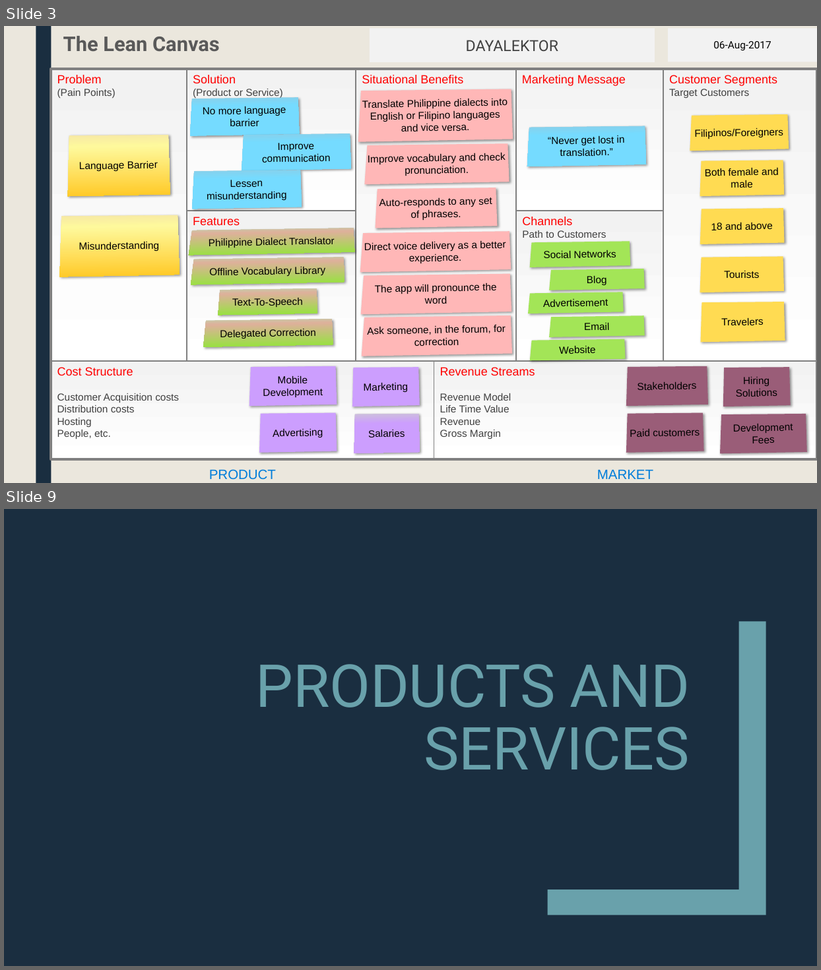
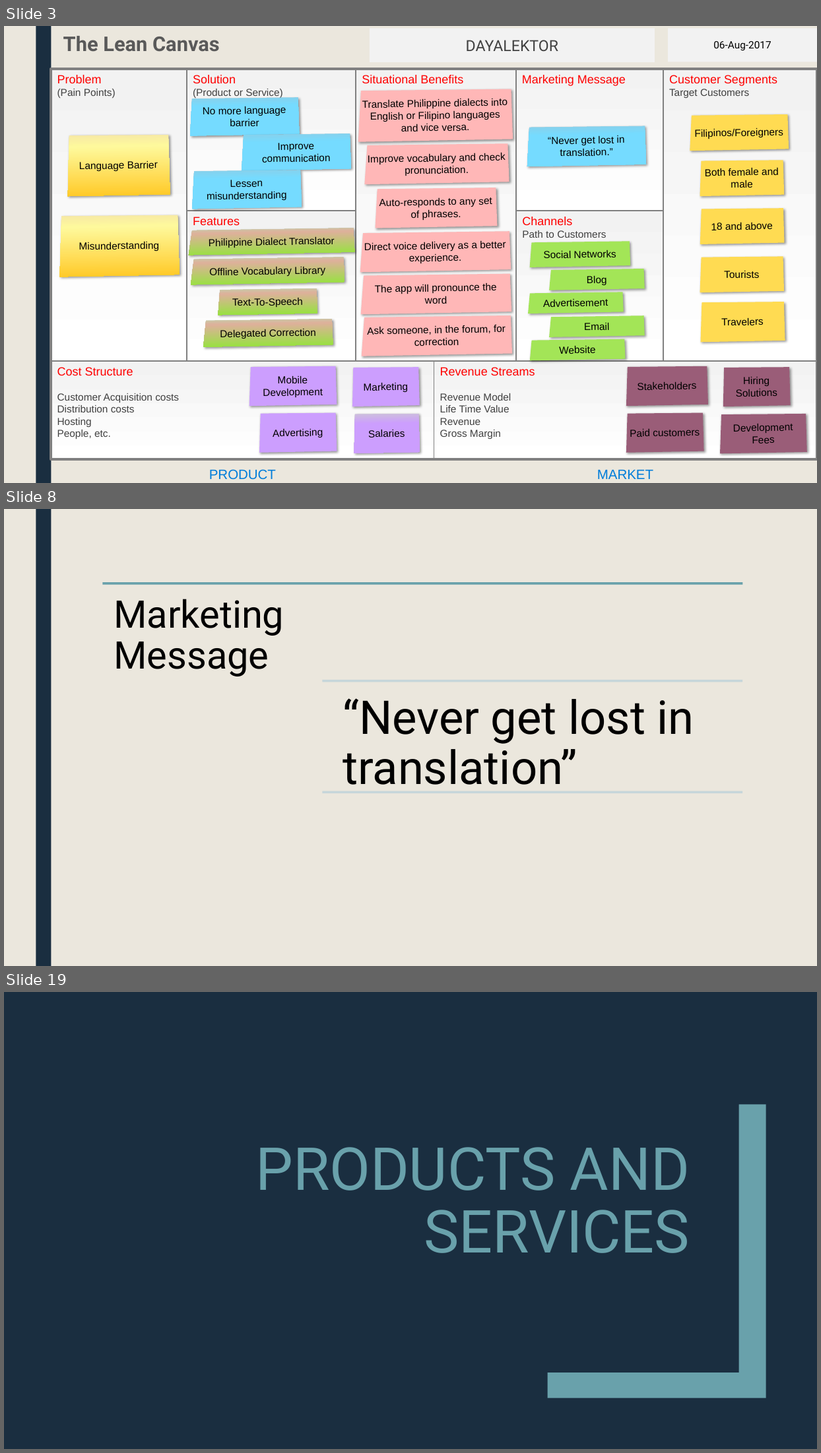
Before and after one commit to mlbelchez/Project---TENTREP, a slide deck: Presentation/PPT/Presentation 2.pptx. Shown one above the other, each under a label of ours: slides 3 and 9 before the commit, slides 3, 8 and 19 after it; the slides between them are not shown. The pictures are 821x970 and 821x1453 pixels, drawn with LibreOffice and Linux fonts; fonts in the diff are those of the drawing. Boxes give left, top, right and bottom in pixels: in the first picture for what was removed or moved away, otherwise in the second. Text is boxed around its words. In the diff, an @@ line names an element or a change of style, - is before the commit and + after.

```diff
--- a/Presentation/PPT/Presentation 2.pptx
+++ b/Presentation/PPT/Presentation 2.pptx
@@ slide 8 added at (4, 509, 817, 966), background #EBE7DD; not listed: 1 template element that a slide beside it also shows @@
@@ group added at (103, 584, 743, 793): 3 lines, 2 texts @@
+Marketing Message
+“Never get lost in translation”
@@ what was slide 9 is now slide 19 @@
```
Also in this commit, not shown: 7 slides changed, 9 other slides added, 1 other file.
